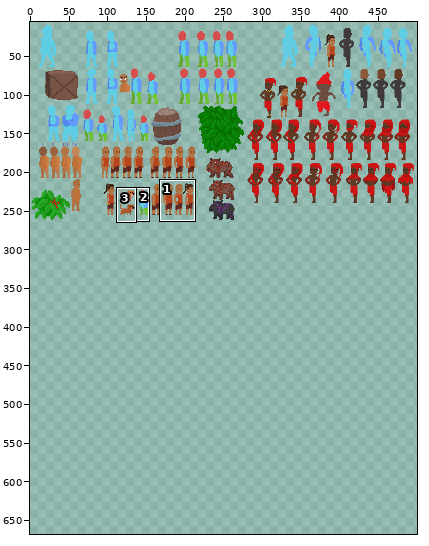
Two versions of one sprite sheet, Assets/Sprites/tudo.png. The picture above shows the old version from afar; the outline marks the close-up.
Close-up. Before:
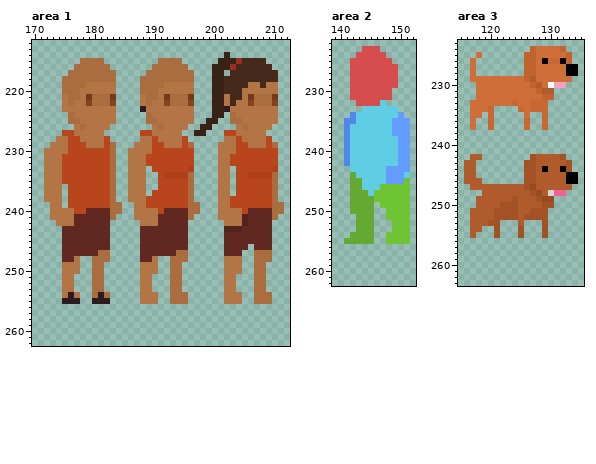
The file is 496x265 pixels. Colours within 5 levels of each other are drawn and written as one. Shown: area 1: x 170..212, y 212..262; area 2: x 139..152, y 222..262; area 3: x 115..135, y 223..263. The old version is drawn lined up with the new one, on the new canvas. The wide view leaves out empty margins. The commit also changed other parts of the picture, which this record leaves out.
And afterwards:
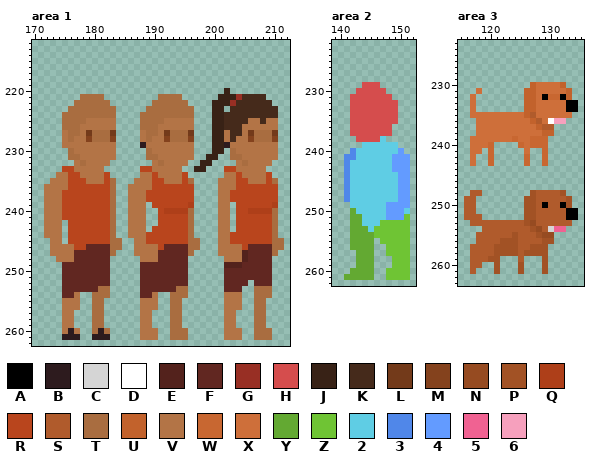
Palette (. is transparent): A #000000  B #2d1b1e  C #d5d5d5  D #ffffff  E #53221c  F #612721  G #982f24  H #d54d4d  J #382216  K #452a1b  L #733a1a  M #84421d  N #964b21  P #a25225  Q #ae3f19  R #b9451d  S #b05b2c  T #a96d40  U #c2622c  V #b37446  W #c86731  X #ce6f3a  Y #63a932  Z #6fc434  2 #5fcde4  3 #5087e9  4 #639bff  5 #f06292  6 #f6a0bd
Edits made:
canvas 496x265 -> 738x669
Changed rows in their new state; - is an unchanged pixel.
Area 1:
first column x 172:
214 ------------------------------.---------
215 ------....---------....------........---
216 -----......-------......----..........--
217 ----........-----........---..-........-
218 ---.........----.........---...........-
219 ---.........----.........---...........-
220 ---.........----.........---..J........-
221 ---...TT--..----...TT--..---.-JJGKKKK..-
222 ---..TTT---.----..TTT---.-----JGKKKKKK.-
223 ---.TTTTTTTT----.TTTTTTTT-----.KKKKKKKK-
224 ---T-TTTTTTT----T-TTTTTTT-----KKKKKKKKK-
225 ---T--T---------T--T-------.-JKKKK--K---
226 ---TTTV----V----TTTV----V-..JJKKKV----V-
227 ---VTT-LTTTL----VTT-LTTTL..-JJVKK-LTTTL-
228 --.-TV-MTTTM-----TV-MTTTM---JJ-KV-MTTTM-
229 -..-VVV---VV---.B-VV---VV---JJB-VV---VV-
230 ....TVVVVVVV--...TVVVVVVV---JJ.TVVVVVVV-
231 ....TTVVVVVV--...TTVVVVVV--JJ..TTVVVVVV-
232 .....VTVVVV.--....VTVVVV.-JJ-...VTVVVV.-
233 ...--VVVVV..--..RRVVVVV..JJ--.RRVVVVV..-
234 ..-V--VVVV-.--..-VRVVVVR.----.-V-VVVVR.-
235 .--V---VVV----.--VR-VVV--------V--VVV---
236 ---V-------------VR-----R------V------R-
237 ---R-------------R------R------R------R-
238 ---R--------------------R-------------R-
239 V--R--------.-V--.------Q.-----.------Q.
240 V--RR--RRRR-.-V--..-QQQQ-.-----.R-QQQQ-.
241 V--RRRRRRRR---V--..RRRRR-------.RRRRRR--
242 VV-.RRRRRRRT--VV-..RRRRRT----V-.RRRRRRT-
243 VVV.RRRRRRRT--VVV.RRRRRRT----VV.RRRRRRT-
244 VVV.RRRRRRRT--VVVRRRRRRRT----VVRRRRRRRT-
245 -VV.RRRRRRRTT--VVRRRRRRRTT---VVRRRRRRRTT
246 -VVVVRR----TT--VVVVR----TT---VVVVRF---TT
247 -VVVV----FFT---VVVV---FFT----VVVVEFFFFT-
248 --VVVFFFFFF-----VV-FFFFF---------EFFFF--
249 ---FFFFFFFF-----FFFFFFFF------EEEFFFFF--
250 ---FFFFFFFF-----FFFFFFFF------FFFFFFFF--
251 ---FFFFFFFF-----FFFFFFFF------FFFFFFFF--
252 ---FFFFFFFF-----FFFFFFFF------FFFF-FFF--
253 ---FFFFFF-T-----FFFFFF-T------FFF----T--
254 ---FF----T------FF----------------------
255 ---VVV--TT.------------.-------------.--
256 ---VVV--TT------VVV--TT-------VVV--TT---
257 ---VV---TT------VV---TT-------VV---TT---
258 ---VV---TT------VV---TT-------VV---TT---
259 ---VV---TT------VV---TT-------VV---TT---
260 ---VBV--TBT-----VVV--TTT------VVV--TTT--
261 ---BBB--BBB-----VVV--TTT------VVV--TTT--
Area 2:
first column x 141:
223 ---...-----
224 --.....----
225 -.......---
226 -........--
227 -........--
228 -........--
229 -..---...--
230 -.-----.---
232 -H----HHH--
233 -HHHHHHHH--
234 -HHHHHHHH.-
235 .HHHHHHHH..
236 .HHHHHHH...
237 .HHHHHHH...
238 ..HHHH-....
239 ...------..
240 .3--------.
241 -3------4--
242 --------4--
243 3------2---
244 32-----22-4
245 322----22-4
246 322---22244
247 3222-222244
248 32222222244
249 -2222224444
250 --222224442
251 -Y-2222444-
252 -Y-222ZZ---
253 -Y--2ZZZ---
254 -----ZZ----
255 .-----Z----
256 -YYYY--ZZZZ
257 --YYY--ZZZZ
258 --YYY---ZZZ
259 --YYY---ZZZ
260 -YYYY--ZZZZ
261 YYYYY--ZZZZ
Area 3:
first column x 116:
224 -----------......--
225 --.-------........-
226 -.--------........-
227 -.--------.........
228 -.--------.........
229 -.................-
230 --.........-X-XXU--
231 ---.......UUXXXXXU-
232 -X........UU-AWWAU-
233 --........UUXXXXXAA
234 --...----.UUXXXXXAA
235 ---XXXXXXXUSXXXXXX-
236 -.XXXXXXXXXUSXD66--
237 -.XXXXXXXXXXUSS----
238 --XXXXXXXXXXXUU----
239 -XXXXXXXWXXWWW-----
240 -XXXW----WXWWW-----
241 -XX-W-----X--W-----
242 -X.-W-----W..W...--
243 .X--W-----W..W....-
244 ..--------........-
245 ..--------.........
246 ...-------.........
247 -.................-
248 -SS........-S-SSP--
249 SS........PPSSSSSP-
250 SS........PP-ASSAP-
251 S-........P-SSSSSAA
252 S--.......--SSSSSAA
253 ----SSSSS-PNSSSSSS-
254 -..SSSSSSSSPNSC55--
255 -.SSSSSSPSSSPNN----
256 --SSSSPPPSSSSPP----
257 -SSSSPPPPSSPPP-----
258 -SSSSPPPPSPPPP-----
259 -SSSPP---S---P-----
260 -SS--P---P---P-----
261 -S---P---P---P-----
